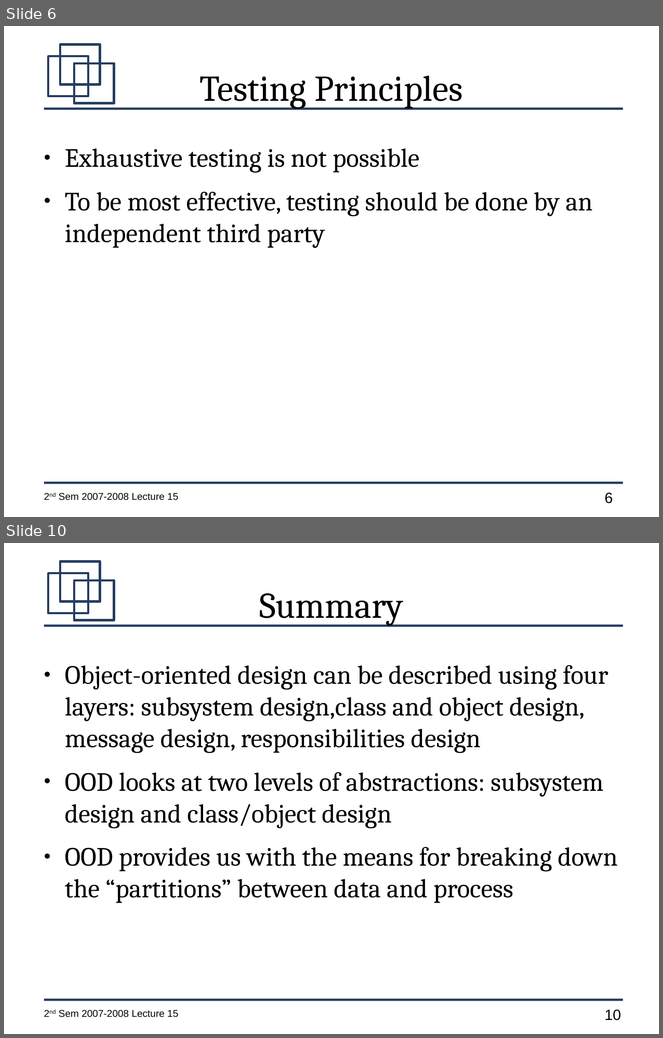
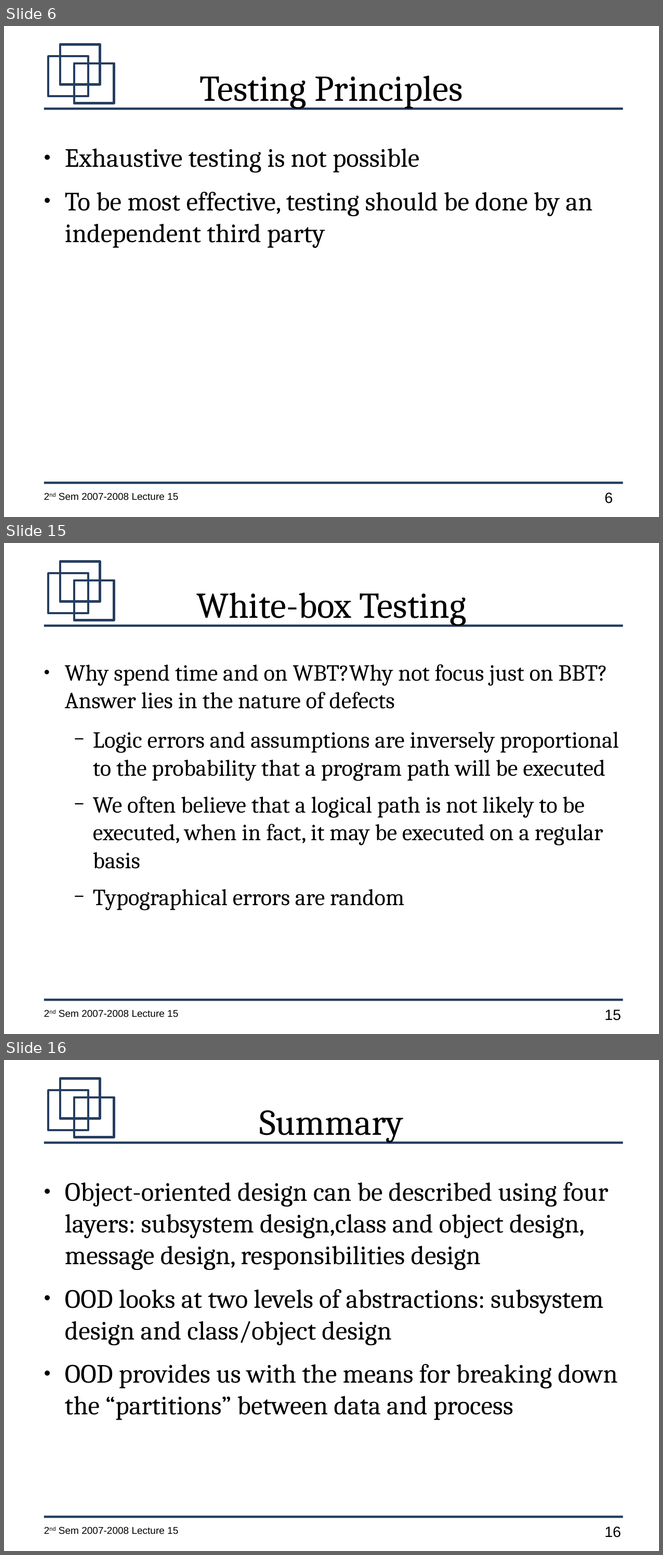
Before and after one commit to jachermocilla/jach-homepage, a slide deck: CMSC128-2nd-Sem-2007-L15.odp. Shown one above the other, each under a label of ours: slides 6 and 10 before the commit, slides 6, 15 and 16 after it; the slides between them are not shown. The pictures are 663x1038 and 663x1555 pixels, drawn with LibreOffice and Linux fonts; fonts in the diff are those of the drawing. Boxes give left, top, right and bottom in pixels: in the first picture for what was removed or moved away, otherwise in the second. Text is boxed around its words. In the diff, an @@ line names an element or a change of style, - is before the commit and + after.

```diff
--- a/CMSC128-2nd-Sem-2007-L15.odp
+++ b/CMSC128-2nd-Sem-2007-L15.odp
@@ slide 15 added at [4,543,659,1034], background #FFFFFF; not listed: 7 template elements that a slide beside it also shows @@
@@ title added at [196,592,466,626], 44 pt, text #000000 @@
+White-box Testing
@@ text added at [65,664,619,911], 28 pt, text #000000 @@
+● Why spend time and on WBT?Why not focus just on BBT?Answer lies in the nature of defects
+  − Logic errors and assumptions are inversely proportional to the probability that a program path will be executed
+  − We often believe that a logical path is not likely to be executed, when in fact, it may be executed on a regular basis
+  − Typographical errors are random
@@ what was slide 10 is now slide 16 @@
@@ page number at [605,1527,621,1538]: text changed @@
-10
+16
```
Also in this commit, not shown: 6 slides changed, 5 other slides added.
